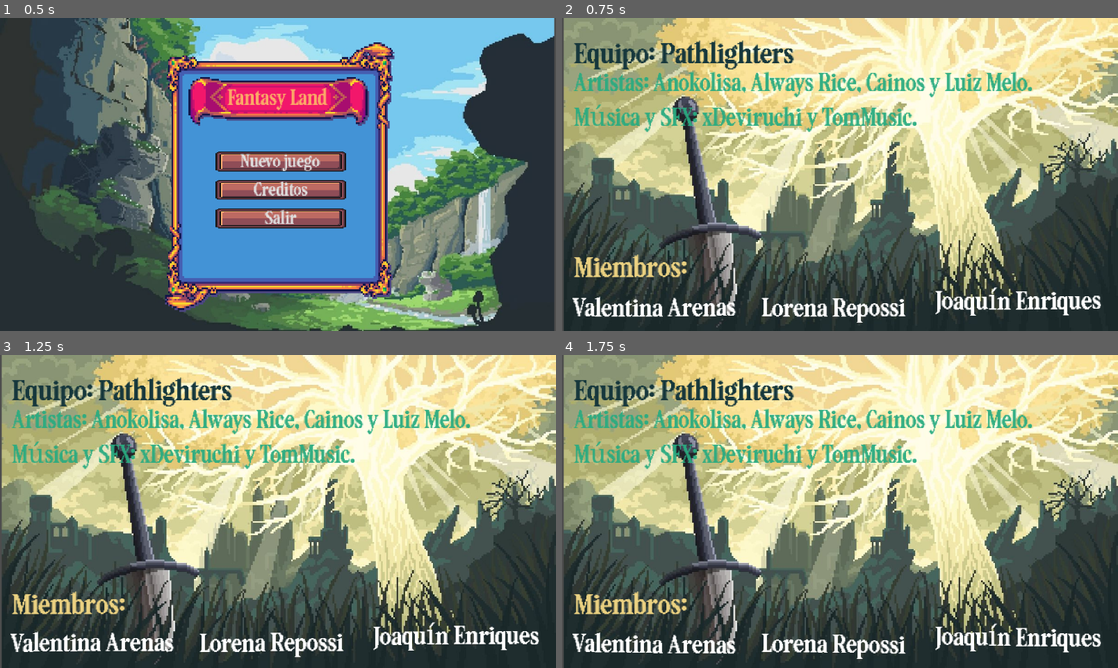
Above: before the commit, frames 1-4 (two rows, left to right).
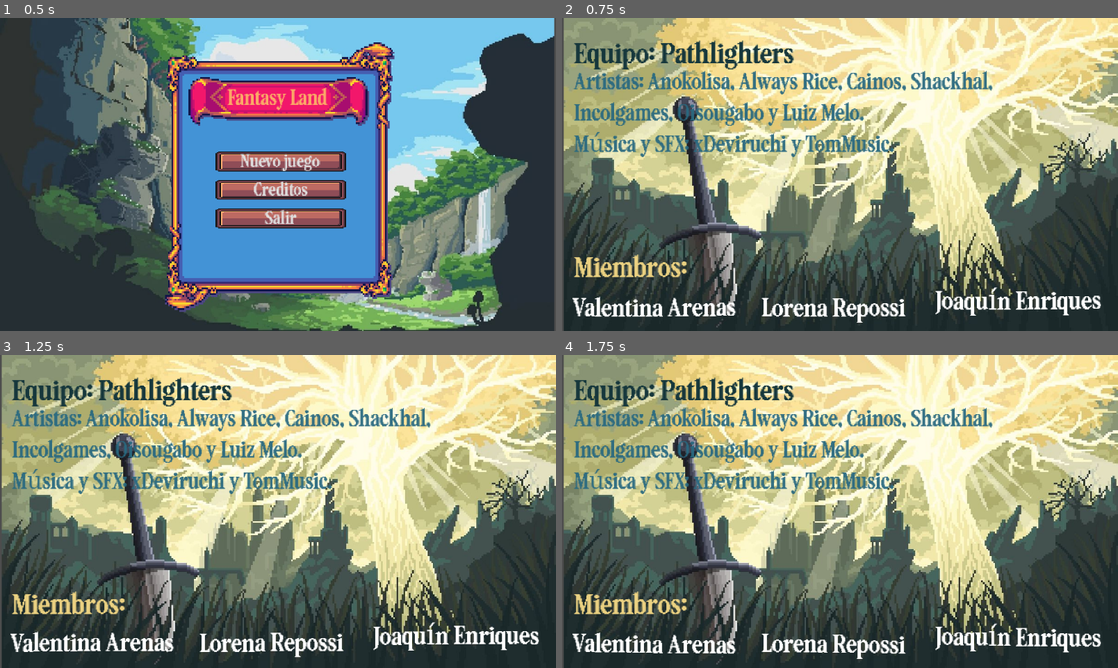
Above: after the commit, the same moments.

Repository: Nadzt/fantasy-land
Game: Godot game, scene res://scenes/Menu.tscn
Two runs of this game, one before a commit and one after it. Both use one fixed random seed, a clock stepped at 60 frames per second and the inputs below.
Inputs:
- Up to frame 1 (0.5 s): no input
- Up to frame 2 (0.75 s): click "Creditos" at 0.5 s
- Up to frame 3 (1.25 s): no input
- Up to frame 4 (1.75 s): tap Enter (ui_accept) at 1.25 s; tap A (cambiar_arma_der) at 1.35 s; tap Space (saltar) at 1.52 s

Frame 1 is identical in both runs. In frame 2, 7.4% of the frame differs, in the area x 2-85%, y 16-45%; in frame 3, 7.4%; in frame 4, 7.4%.

Commit message:
Artistas de los tiles
Puse el nombre de los artistas de los tiles en los créditos

Diff:
--- a/scenes/creditos.tscn
+++ b/scenes/creditos.tscn
@@ -64,12 +64,13 @@
 [node name="Artistas" type="Label" parent="." unique_id=1452697221]
 offset_left = 7.0
 offset_top = 29.0
-offset_right = 277.0
-offset_bottom = 72.0
-theme_override_colors/font_color = Color(0.15911332, 0.6714595, 0.50278133, 0.94509804)
+offset_right = 447.0
+offset_bottom = 90.0
+theme_override_colors/font_color = Color(0.16078432, 0.4117647, 0.5019608, 0.94509804)
 theme_override_fonts/font = ExtResource("2_6yhot")
-theme_override_font_sizes/font_size = 15
-text = "Artistas: Anokolisa, Always Rice, Cainos y Luiz Melo.
+theme_override_font_sizes/font_size = 14
+text = "Artistas: Anokolisa, Always Rice, Cainos, Shackhal,
+Incolgames, Oisougabo y Luiz Melo.
 Música y SFX: xDeviruchi y TomMusic.
 "
 
